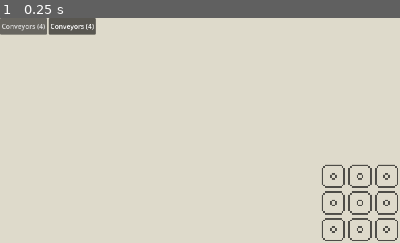
Above: before the commit, frame 1.
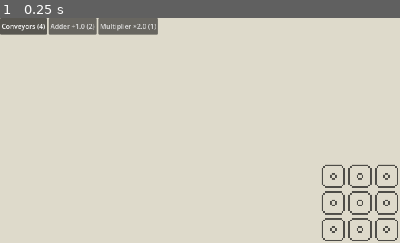
Above: after the commit, the same moment.

Repository: jackgusler/tessera
Game: Godot game, scene res://scenes/Main.tscn
Same seed, same stepped clock (60 frames per second), same inputs: the game is played once before the commit and once after it.
Inputs:
- Up to frame 1 (0.25 s): no input
The pictures show only the part of the screen within x 0-50%, y 0-50%; the shares and areas given below are measured in that part.

The runs differ from the first frame. In frame 1, 1.3% of the frame differs, in the area x 0-40%, y 0-8%.

Commit message:
Auto-backup: 2026-08-13 14:08:37

Diff:
--- a/scripts/hotbar.gd
+++ b/scripts/hotbar.gd
@@ -9,20 +9,31 @@
 	for child in get_children():
 		remove_child(child)
 		child.queue_free()
+
 	var group := ButtonGroup.new()
+
+	var belt_btn := Button.new()
+	belt_btn.text = "Conveyors (%d)" % board.conveyors_left()
+	belt_btn.toggle_mode = true
+	belt_btn.button_group = group
+	belt_btn.button_pressed = board.belt_mode
+	belt_btn.pressed.connect(_on_belt_pressed)
+	add_child(belt_btn)
+
+	if board.level == null:
+		return
+
 	for i in board.level.inventory.size():
 		var slot: InventorySlot = board.level.inventory[i]
 		var left := board.remaining(slot.type)
 		var btn := Button.new()
-		btn.text = "Conveyors (%d)" % board.conveyors_left()
+		btn.text = _slot_label(slot, left)
 		btn.toggle_mode = true
 		btn.button_group = group
-		btn.button_pressed = board.belt_mode
-		btn.pressed.connect(func(): board.belt_mode = true)
+		btn.disabled = left <= 0
+		btn.button_pressed = (not board.belt_mode) and i == board.current_slot_index
+		btn.pressed.connect(_on_slot_pressed.bind(i))
 		add_child(btn)
-
-func _on_slot_pressed(index: int) -> void:
-	board.current_slot_index = index
 
 func _slot_label(slot: InventorySlot, left: int) -> String:
 	var s := ""
@@ -32,3 +43,10 @@
 		TileType.Category.UPGRADER:   s = " ▲"
 		TileType.Category.DOWNGRADER: s = " ▼"
 	return "%s%s (%d)" % [slot.type.display_name, s, left]
+
+func _on_belt_pressed() -> void:
+	board.belt_mode = true
+
+func _on_slot_pressed(index: int) -> void:
+	board.belt_mode = false
+	board.current_slot_index = index
